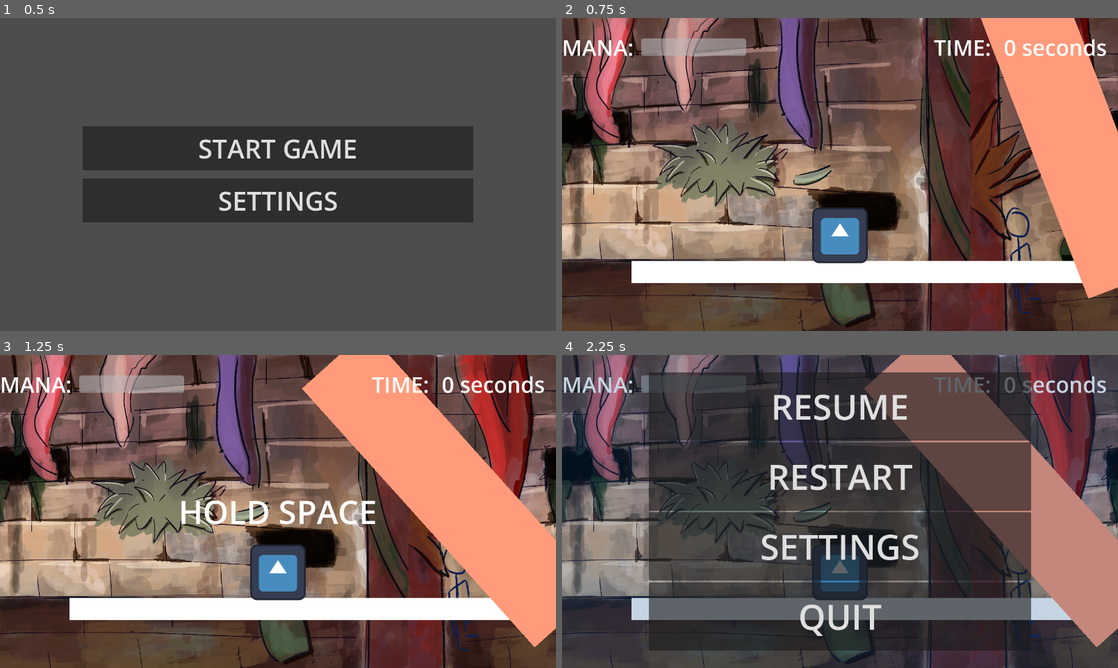
Above: before the commit, frames 1-4 (two rows, left to right).
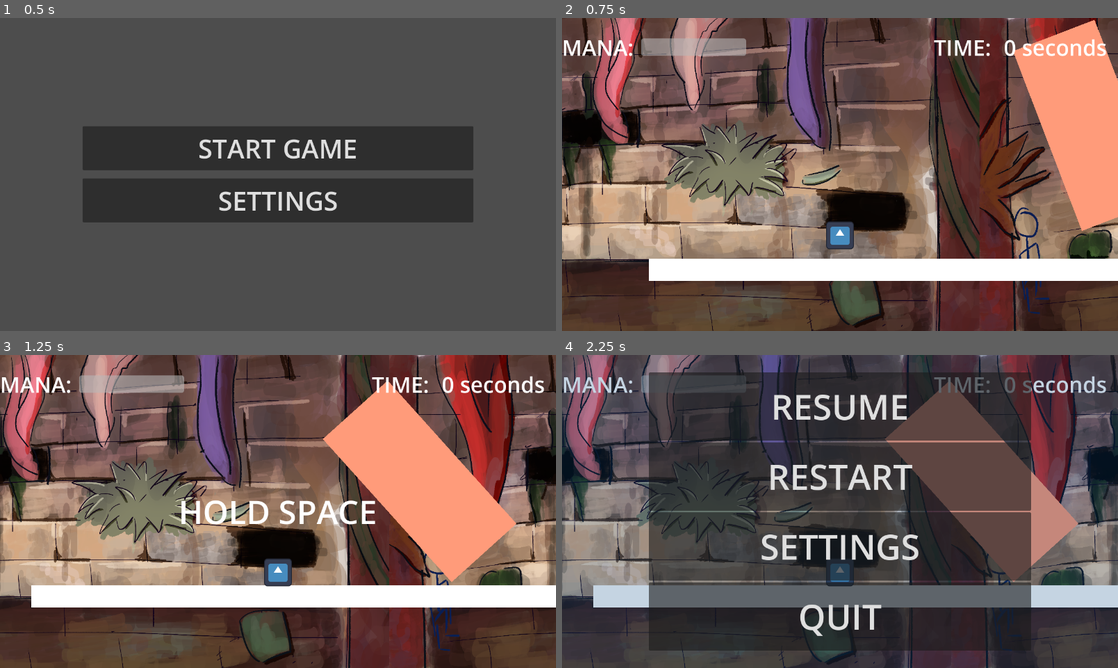
Above: after the commit, the same moments.

Repository: MagusCurt/IGDB-Jam
Game: Godot game, scene res://ui/main_ui/main_menu.tscn
The game is run twice, just before and just after one commit, with the same random seed, the same clock (stepped at 60 frames per second) and the same inputs. The engine's default icon, where the game draws it, is replaced by a stand-in: a white triangle on a blue panel in a dark square.
Inputs:
- Up to frame 1 (0.5 s): no input
- Up to frame 2 (0.75 s): click "START GAME" at 0.5 s
- Up to frame 3 (1.25 s): no input
- Up to frame 4 (2.25 s): tap Enter at 1.25 s; hold D (right) 1.28-2 s; tap P (P) at 1.35 s; tap W (up) at 1.52 s; click "RESTART" at 2 s

Frame 1 is identical in both runs. In frame 2, 36% of the frame differs, in the area x 0-100%, y 0-100%; in frame 3, 54%; in frame 4, 38%.

Commit message:
added auto character movement

Diff:
--- a/characters/player/player.gd
+++ b/characters/player/player.gd
@@ -8,15 +8,20 @@
 
 var mana_recovery_rate: float = 60 # Rate at which mana is recovered over time
 
+func _ready() -> void:
+    print_debug(velocity)
+
 func _process(delta: float) -> void:
     # gravity = 1000.0
 
-    if Input.is_action_pressed("right"):
-        velocity.x = speed
-    elif Input.is_action_pressed("left"):
-        velocity.x = -speed
-    else:
-        velocity.x = 0.0
+    # if Input.is_action_pressed("right"):
+    #     velocity.x = speed
+    # elif Input.is_action_pressed("left"):
+    #     velocity.x = -speed
+    # else:
+    #     velocity.x = 0.0
+
+    velocity.x = speed
 
     if Input.is_action_pressed("up") and is_on_floor():
         velocity.y = -400.0  # Jump height
--- a/characters/player/player.tscn
+++ b/characters/player/player.tscn
@@ -7,6 +7,7 @@
 size = Vector2(124, 122)
 
 [node name="Player" type="CharacterBody2D"]
+scale = Vector2(0.5, 0.5)
 script = ExtResource("1_xxgcw")
 speed = 700.0
 
--- a/levels/#base.tscn
+++ b/levels/#base.tscn
@@ -1,22 +1,13 @@
-[gd_scene load_steps=10 format=3 uid="uid://ywqdmn8dv782"]
+[gd_scene load_steps=7 format=3 uid="uid://ywqdmn8dv782"]
 
 [ext_resource type="Script" uid="uid://cpk2y0ekcvs0t" path="res://levels/#base.gd" id="1_nscqd"]
 [ext_resource type="Texture2D" uid="uid://br64d3rdimem5" path="res://levels/space background.png" id="1_xpodc"]
 [ext_resource type="PackedScene" uid="uid://8hc7dyykxvqg" path="res://characters/player/player.tscn" id="2_ingcu"]
-[ext_resource type="Script" uid="uid://b78wpbt6pvtls" path="res://levels/path_follow_2d.gd" id="4_afuap"]
 [ext_resource type="PackedScene" uid="uid://hx5gwr64e0n6" path="res://ui/game_ui/gui.tscn" id="5_77yn0"]
 [ext_resource type="Texture2D" uid="uid://btdy51eg76pep" path="res://concept.png" id="5_xpodc"]
 
 [sub_resource type="RectangleShape2D" id="RectangleShape2D_0e48y"]
 size = Vector2(375, 52)
-
-[sub_resource type="Curve2D" id="Curve2D_0e48y"]
-_data = {
-"points": PackedVector2Array(0, 0, 0, 0, 1098.96, 856.154, -496.82, 61.4097, 496.82, -61.4097, 1709.6, 182.202, -89.856, -308.726, 89.856, 308.726, 2556.82, 704.319)
-}
-point_count = 3
-
-[sub_resource type="RectangleShape2D" id="RectangleShape2D_0hol4"]
 
 [node name="Node2D" type="Node2D"]
 script = ExtResource("1_nscqd")
@@ -48,42 +39,6 @@
 [node name="Player" parent="." instance=ExtResource("2_ingcu")]
 position = Vector2(1000, 400)
 
-[node name="Ref Path2D" type="Path2D" parent="."]
-visible = false
-scale = Vector2(0.989118, 1.02084)
-curve = SubResource("Curve2D_0e48y")
-
-[node name="PathFollow2D" type="PathFollow2D" parent="Ref Path2D"]
-position = Vector2(1098.96, 856.154)
-rotates = false
-loop = false
-script = ExtResource("4_afuap")
-
-[node name="RemoteTransform2D" type="RemoteTransform2D" parent="Ref Path2D/PathFollow2D"]
-remote_path = NodePath("../../AnimatableBody2D")
-
-[node name="AnimatableBody2D" type="AnimatableBody2D" parent="Ref Path2D"]
-position = Vector2(1098.96, 856.154)
-scale = Vector2(1, 1)
-
-[node name="CollisionShape2D" type="CollisionShape2D" parent="Ref Path2D/AnimatableBody2D"]
-scale = Vector2(10, 1)
-shape = SubResource("RectangleShape2D_0hol4")
-
-[node name="ColorRect" type="ColorRect" parent="Ref Path2D/AnimatableBody2D/CollisionShape2D"]
-anchors_preset = 8
-anchor_left = 0.5
-anchor_top = 0.5
-anchor_right = 0.5
-anchor_bottom = 0.5
-offset_left = -10.0
-offset_top = -10.0
-offset_right = 10.0
-offset_bottom = 10.0
-grow_horizontal = 2
-grow_vertical = 2
-color = Color(1, 0.184314, 0.254902, 1)
-
 [node name="GUI" parent="." instance=ExtResource("5_77yn0")]
 
 [node name="ParallaxBackgeound" type="ParallaxBackground" parent="."]
--- a/levels/variants/tutorial.tscn
+++ b/levels/variants/tutorial.tscn
@@ -10,18 +10,18 @@
 point_count = 3
 
 [sub_resource type="RectangleShape2D" id="RectangleShape2D_x6el4"]
-size = Vector2(200, 800)
+size = Vector2(200, 442)
 
 [node name="Node2D" instance=ExtResource("1_41m8u")]
 
 [node name="Player" parent="." index="2"]
-position = Vector2(1325, 427)
+position = Vector2(1168, 432)
 
 [node name="Parallax2D" parent="ParallaxBackgeound" index="0"]
 scroll_offset = Vector2(3, 0)
 
-[node name="Path2D" type="Path2D" parent="." index="6"]
-position = Vector2(1986.63, 400)
+[node name="Path2D" type="Path2D" parent="." index="5"]
+position = Vector2(1987, 364)
 curve = SubResource("Curve2D_41m8u")
 
 [node name="PathFollow2D" type="PathFollow2D" parent="Path2D" index="0"]
@@ -32,15 +32,16 @@
 rotation_direction = -1
 rotation_max = 90.0
 
-[node name="StaticBody2D" type="StaticBody2D" parent="Path2D/PathFollow2D" index="0"]
+[node name="Area2D" type="Area2D" parent="Path2D/PathFollow2D" index="0"]
+position = Vector2(0, 30)
 
-[node name="CollisionShape2D" type="CollisionShape2D" parent="Path2D/PathFollow2D/StaticBody2D" index="0"]
-position = Vector2(0, -250)
+[node name="CollisionShape2D" type="CollisionShape2D" parent="Path2D/PathFollow2D/Area2D" index="0"]
+position = Vector2(0, -228)
 shape = SubResource("RectangleShape2D_x6el4")
 
-[node name="ColorRect" type="ColorRect" parent="Path2D/PathFollow2D/StaticBody2D" index="1"]
+[node name="ColorRect" type="ColorRect" parent="Path2D/PathFollow2D/Area2D" index="1"]
 offset_left = -99.0
-offset_top = -650.0
+offset_top = -447.0
 offset_right = 102.0
-offset_bottom = 151.0
+offset_bottom = -4.0
 color = Color(1, 0.607843, 0.478431, 1)
Not shown, changed: export_presets.cfg
